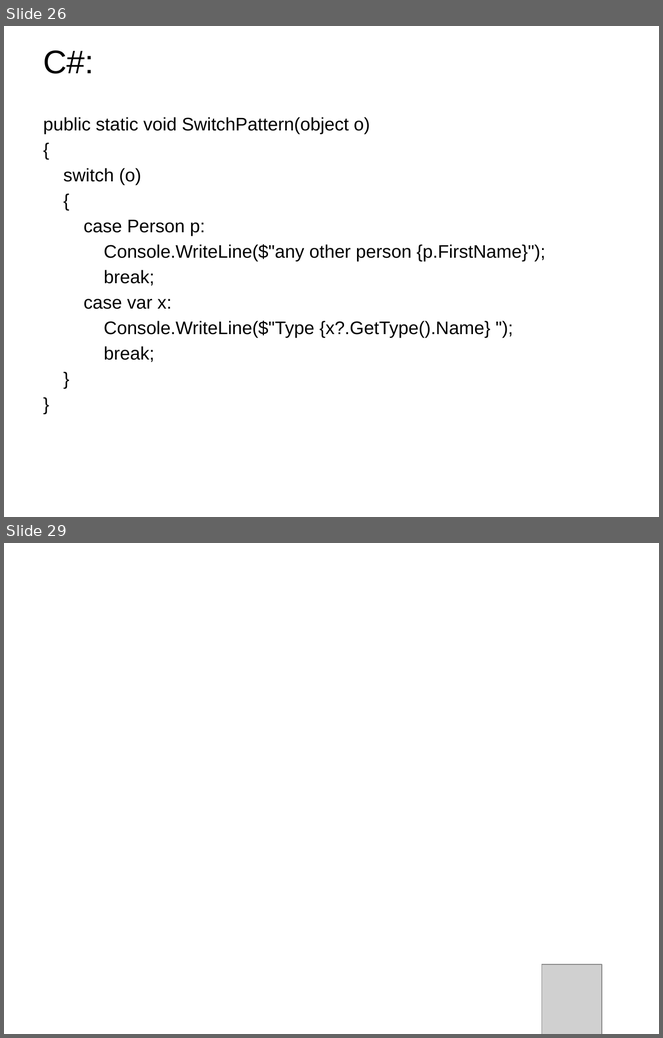
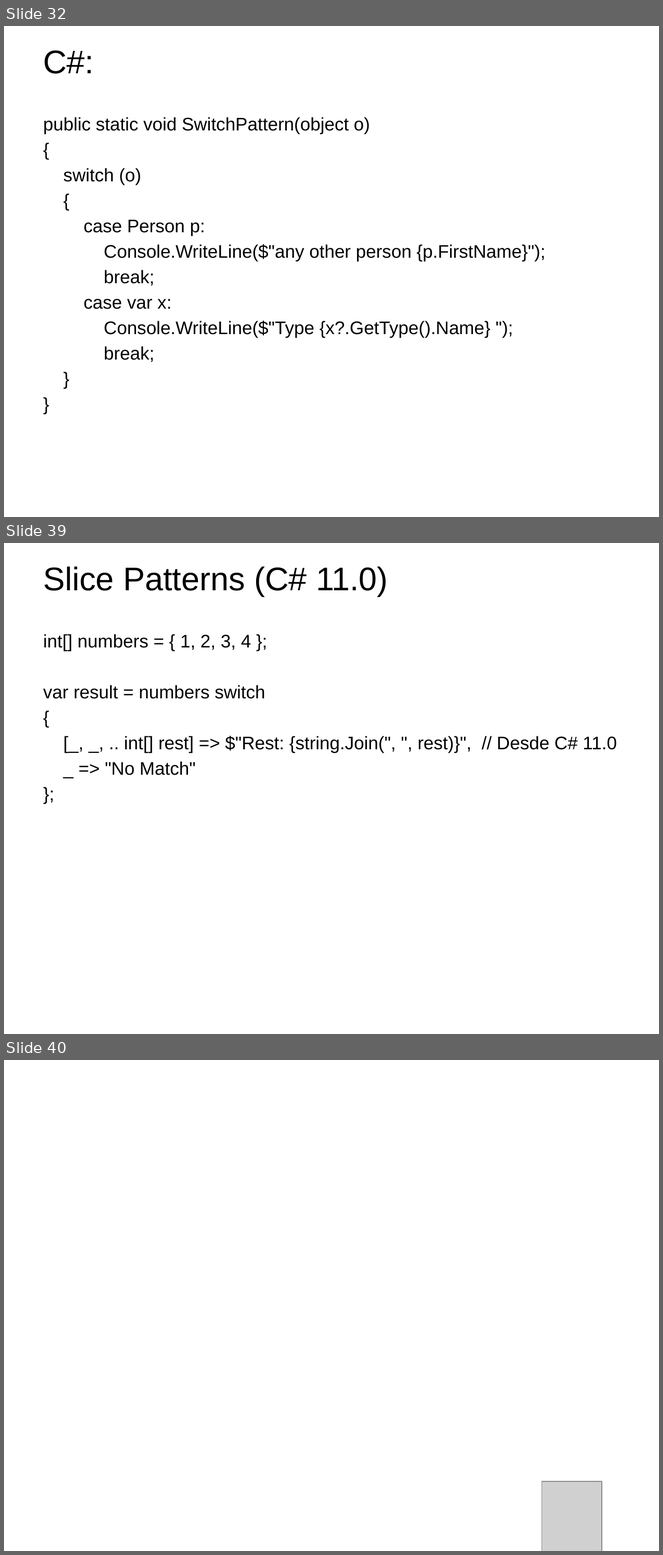
Before and after one commit to emanuelpeg/paradigmaUAP2024, a slide deck: funcional/clase3.pptx. Shown one above the other, each under a label of ours: slides 26 and 29 before the commit, slides 32, 39 and 40 after it; the slides between them are not shown. The pictures are 663x1038 and 663x1555 pixels, drawn with LibreOffice and Linux fonts; fonts in the diff are those of the drawing; grey boxes stand for pictures; background and template pictures are left out. Boxes give left, top, right and bottom in pixels: in the first picture for what was removed or moved away, otherwise in the second. Text is boxed around its words. In the diff, an @@ line names an element or a change of style, - is before the commit and + after.

```diff
--- a/funcional/clase3.pptx
+++ b/funcional/clase3.pptx
@@ slide 39 added at [4, 543, 659, 1034], background picture (left out) @@
@@ title added at [43, 566, 388, 596], 36 pt, text #000000 @@
+Slice Patterns (C# 11.0)
@@ text added at [43, 634, 617, 775], 20 pt, text #000000 @@
+int[] numbers = { 1, 2, 3, 4 };
+var result = numbers switch
+{
+[_, _, .. int[] rest] => $"Rest: {string.Join(", ", rest)}", // Desde C# 11.0
+_ => "No Match"
+};
@@ what was slide 26 is now slide 32 @@
@@ what was slide 29 is now slide 40 @@
```
Also in this commit, not shown: 3 slides changed, 10 other slides added, 10 other files.
